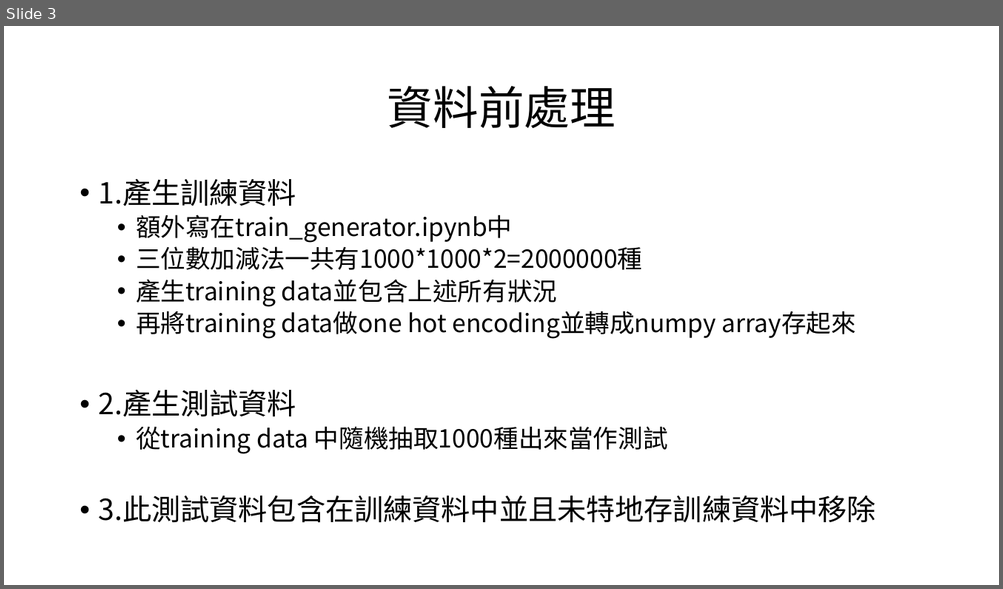
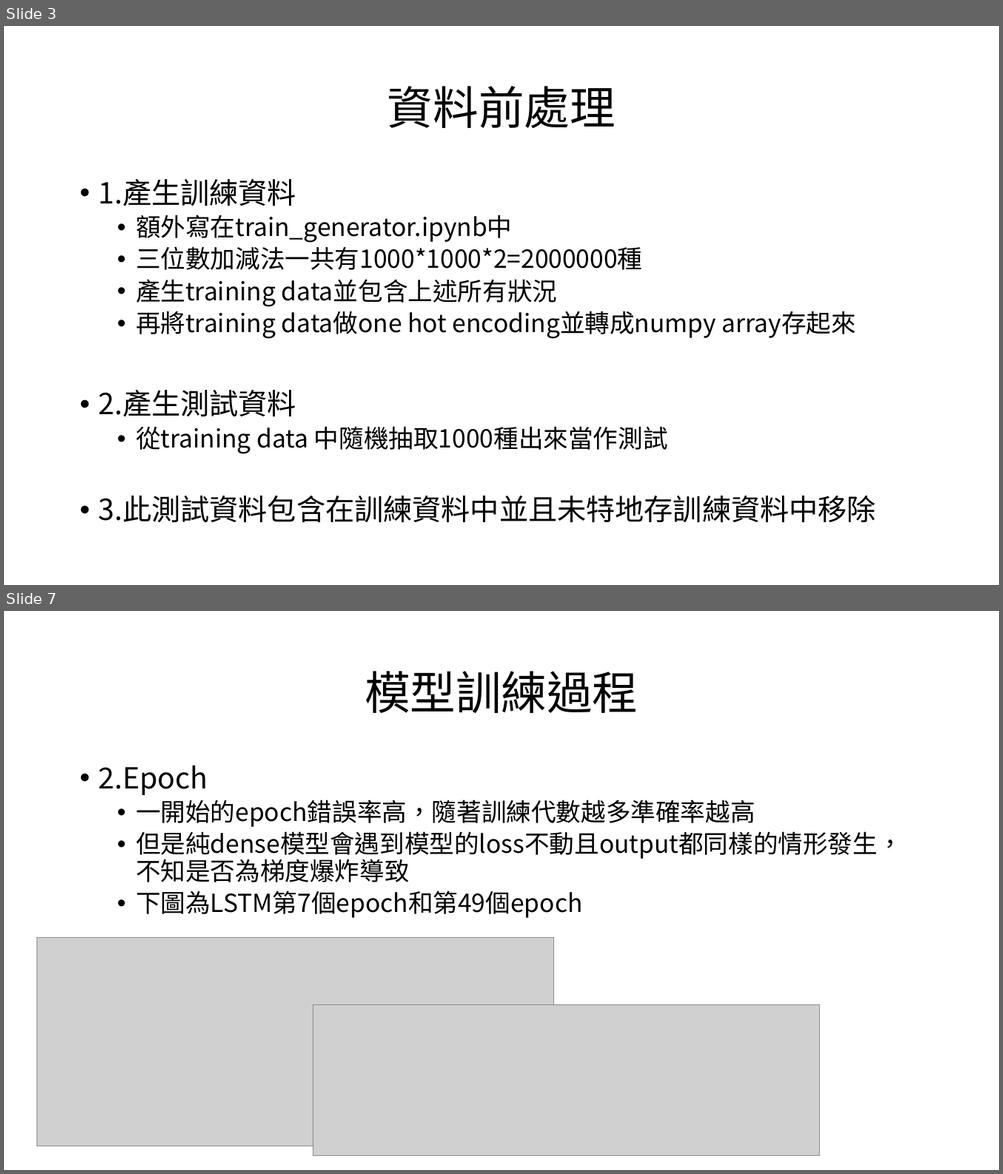
Before and after one commit to solitude6060/Adder_Subtractor, a slide deck: hw2.pptx. Shown one above the other, each under a label of ours: slide 3 before the commit, slides 3 and 7 after it; the slides between them are not shown. The pictures are 1003x589 and 1003x1174 pixels, drawn with LibreOffice and Linux fonts; fonts in the diff are those of the drawing; grey boxes stand for pictures. Boxes give left, top, right and bottom in pixels: in the first picture for what was removed or moved away, otherwise in the second. Text is boxed around its words. In the diff, an @@ line names an element or a change of style, - is before the commit and + after.

```diff
--- a/hw2.pptx
+++ b/hw2.pptx
@@ slide 7 added at <box>4,611,999,1170</box>, background #FFFFFF @@
@@ title added at <box>364,671,638,713</box>, 44 pt, text #000000 @@
+模型訓練過程
@@ text added at <box>99,765,902,918</box>, 24 pt, text #000000 @@
+• 2.Epoch
+  • 一開始的epoch錯誤率高，隨著訓練代數越多準確率越高
+  • 但是純dense模型會遇到模型的loss不動且output都同樣的情形發生，不知是否為梯度爆炸導致
+  • 下圖為LSTM第7個epoch和第49個epoch
@@ picture added at <box>37,938,554,1147</box> @@
@@ picture added at <box>313,1005,819,1156</box> @@
```
Also in this commit, not shown: 2 slides changed, 2 other slides added, 5 other files.
